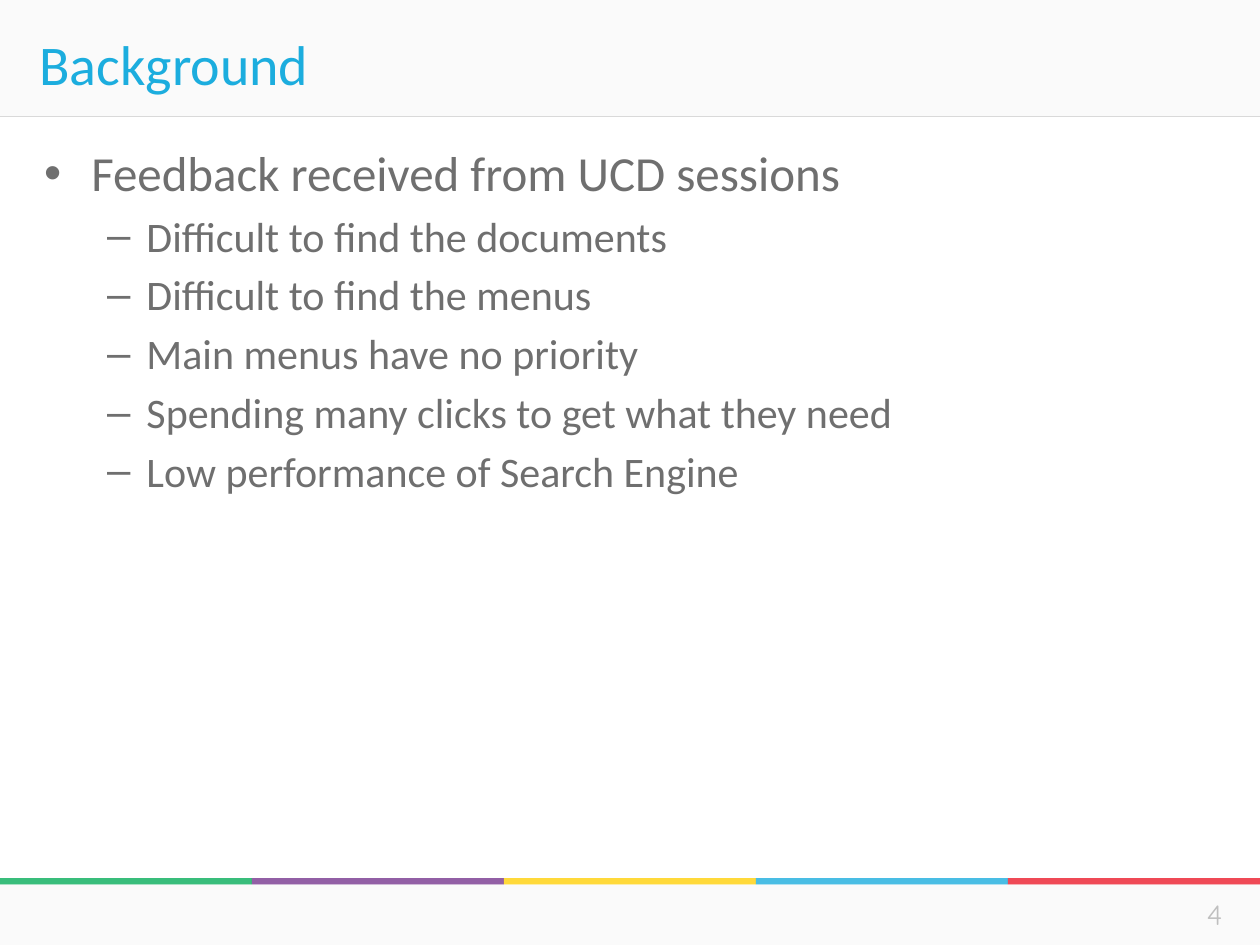
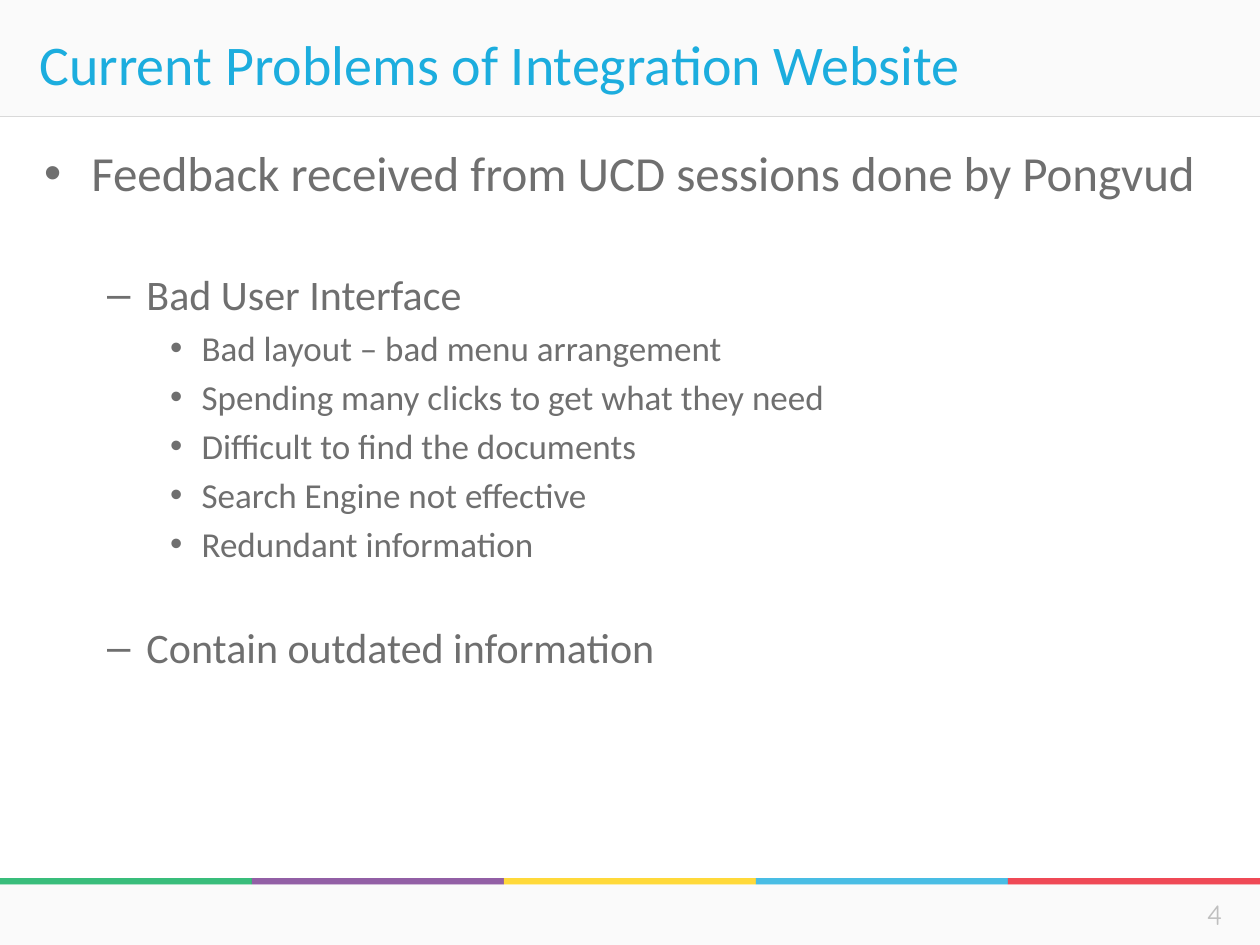
Before and after one commit to donus3/BusGoEveryWhere, a slide deck: slide 4 of Integration New Homepage.pptx. Drawn at 1260x945 pixels with LibreOffice and Linux fonts; fonts in the diff are those of the drawing; background and template pictures are left out. Boxes give left, top, right and bottom in pixels: in the first picture for what was removed or moved away, otherwise in the second. Text is boxed around its words. In the diff, an @@ line names an element or a change of style, - is before the commit and + after.

```diff
--- a/Integration New Homepage.pptx
+++ b/Integration New Homepage.pptx
@@ title at (x1=39, y1=46, x2=960, y2=95): text changed @@
-Background
+Current Problems of Integration Website
@@ text at (x1=91, y1=157, x2=1194, y2=416): text changed; size 28 to 20 pt @@
-• Feedback received from UCD sessions
+• Feedback received from UCD sessions done by Pongvud
+  – Bad User Interface
+    • Bad layout – bad menu arrangement
+    • Spending many clicks to get what they need
@@ text at (x1=202, y1=434, x2=636, y2=459): size 24 to 20 pt in "Difficult to find the documents"; bullet – to •; list level 2 to 3 in "Difficult to find the documents" @@
@@ text at (x1=146, y1=483, x2=654, y2=664): text changed; size 24 to 20 pt @@
-  – Difficult to find the menus
-  – Main menus have no priority
-  – Spending many clicks to get what they need
-  – Low performance of Search Engine
+    • Search Engine not effective
+    • Redundant information
+  – Contain outdated information
```
Also in this commit, not shown: 10 other slides changed, 4 slides added, 3 slides removed.
